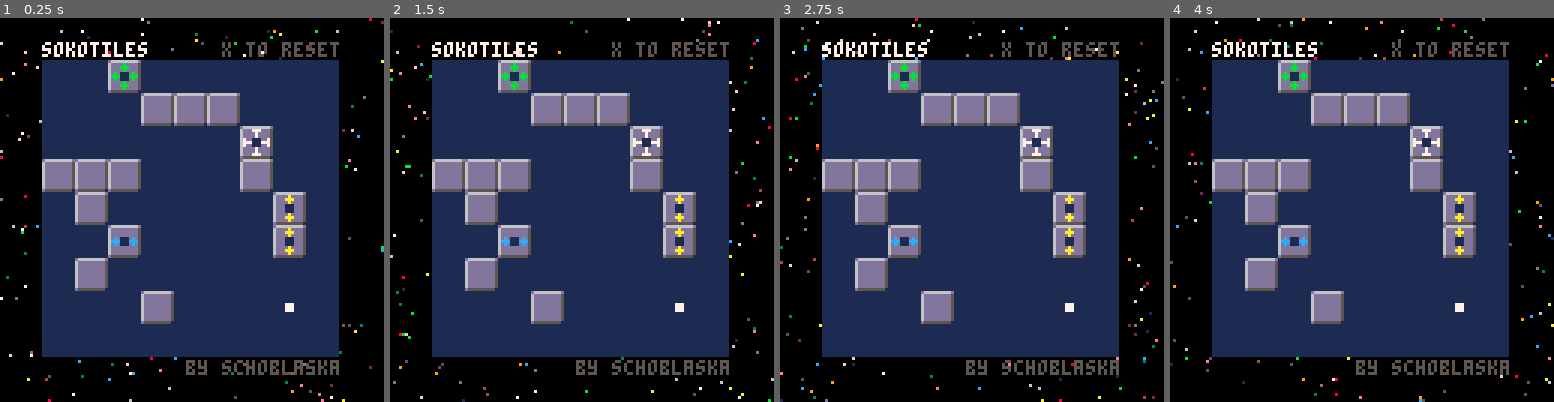
Above: before the commit, frames 1-4 (left to right).
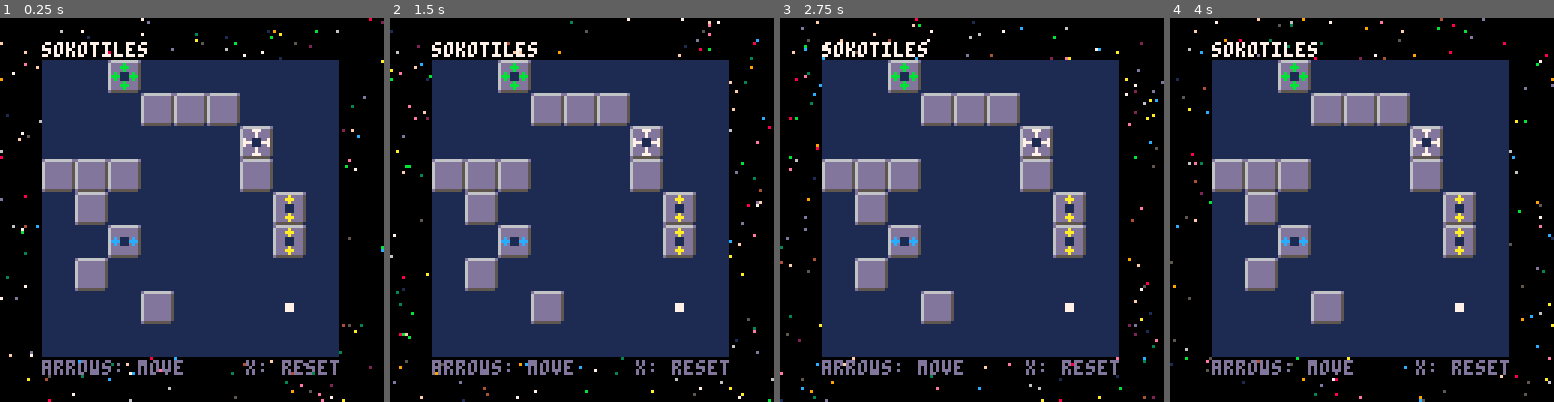
Above: after the commit, the same moments.

Repository: schoblaska/pico-8
Game: PICO-8 cartridge src/sokotiles.p8
Same seed, same stepped clock (60 frames per second), same inputs: the game is played once before the commit and once after it.
Inputs:
- Up to frame 1 (0.25 s): no input
- Up to frame 2 (1.5 s): tap X (X key) at 1.07 s
- Up to frame 3 (2.75 s): hold Left 1.97-2.37 s; tap X (X key) at 2.07, 2.4, 2.73 s; hold Down from 2.42 s (still down)
- Up to frame 4 (4 s): release Down at 2.82 s; hold Right 2.87-3.53 s; tap X (X key) at 3.07, 3.4, 3.73 s; hold Up from 3.58 s (still down)

The runs differ from the first frame. In frame 1, 1.9% of the frame differs, in the area x 10-89%, y 6-93%; in frame 2, 1.9%; in frame 3, 1.9%; in frame 4, 1.9%.

Commit message:
fancier win effect

Diff:
--- a/src/sokotiles.p8
+++ b/src/sokotiles.p8
@@ -47,11 +47,7 @@
 
   cls()
   rectfill(0, 0, 127, 127, 0)
-
-  -- star field
-  for i = 1, 300 do
-    pset(rnd(128), rnd(128), rnd(16))
-  end
+  draw_star_field(1)
 end
 
 function _update()
@@ -73,15 +69,28 @@
     cleared_post_win = true
     cls()
     rectfill(0, 0, 127, 127, 0)
+    draw_star_field(2)
   elseif not is_won() then
+    if cleared_post_win then
+      cls()
+      draw_star_field(1)
+    end
     cleared_post_win = false
   end
 
   draw_twinkles()
-  print("sokotiles", 14, 8, 7)
-  print("x to reset", 74, 8, 5)
-  print("by schoblaska", 62, 114, 5)
+  if not is_won() then
+    print("sokotiles", 14, 8, 7)
+    print("arrows: move", 14, 114, 13)
+    print("x: reset", 82, 114, 13)
+  end
   draw_board()
+end
+
+function draw_star_field(intensity)
+  for i = 1, 300 * intensity do
+    pset(rnd(128), rnd(128), rnd(16))
+  end
 end
 
 function find_player()
